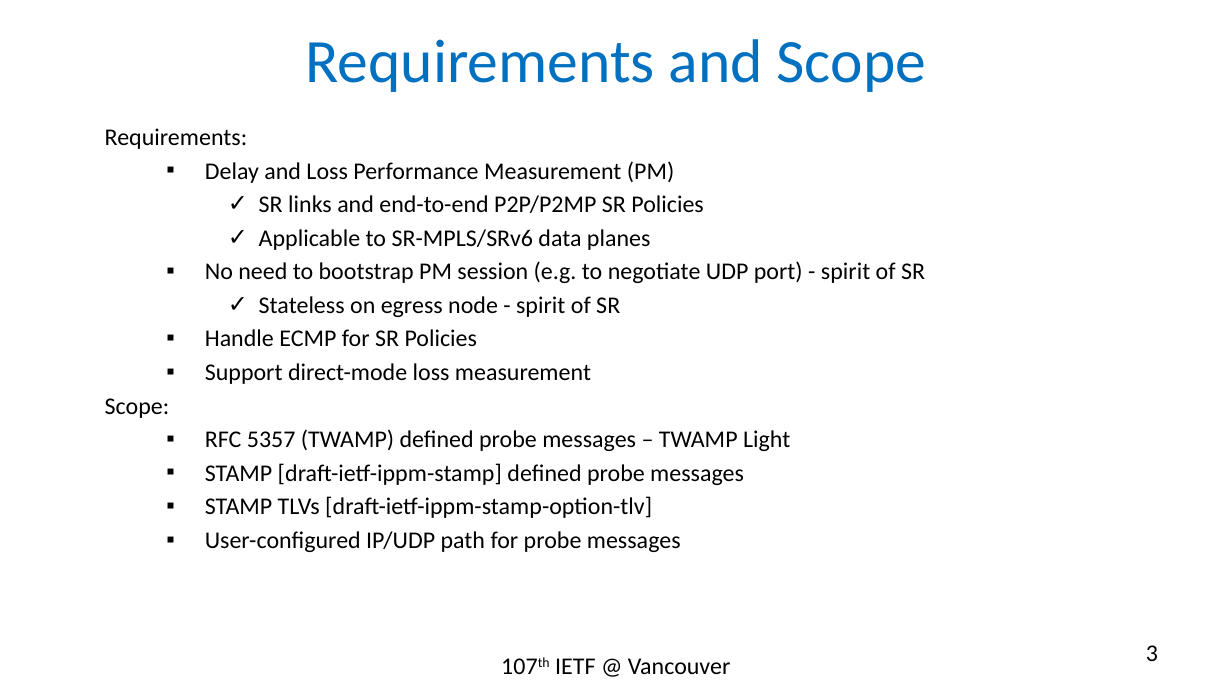
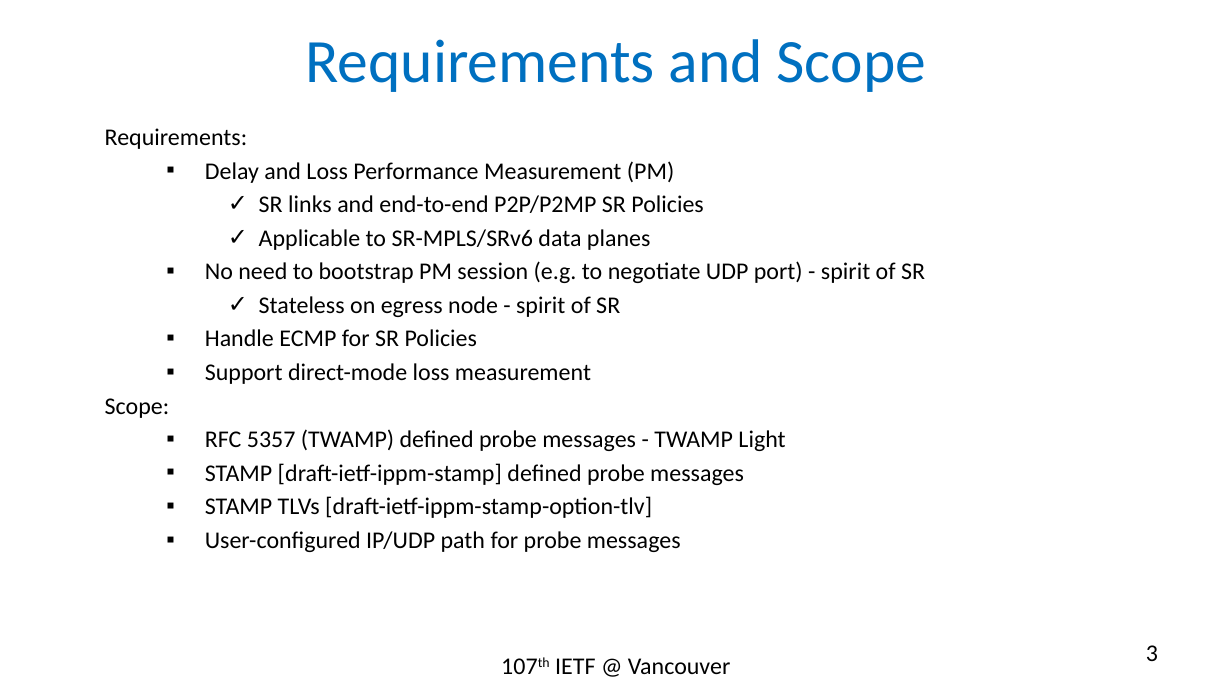
Before and after one commit to rakgandhi/ietf-slides, a slide deck: slide 3 of draft-gandhi-spring-twamp-srpm-07.pptx. Drawn at 1232x693 pixels with LibreOffice and Linux fonts; fonts in the diff are those of the drawing. Boxes give left, top, right and bottom in pixels: in the first picture for what was removed or moved away, otherwise in the second. Text is boxed around its words. In the diff, an @@ line names an element or a change of style, - is before the commit and + after.

```diff
--- a/draft-gandhi-spring-twamp-srpm-07.pptx
+++ b/draft-gandhi-spring-twamp-srpm-07.pptx
@@ text at [205, 429, 785, 451]: text changed @@
-  ▪ RFC 5357 (TWAMP) defined probe messages – TWAMP Light
+  ▪ RFC 5357 (TWAMP) defined probe messages - TWAMP Light
```
Also in this commit, not shown: 3 other slides changed.
